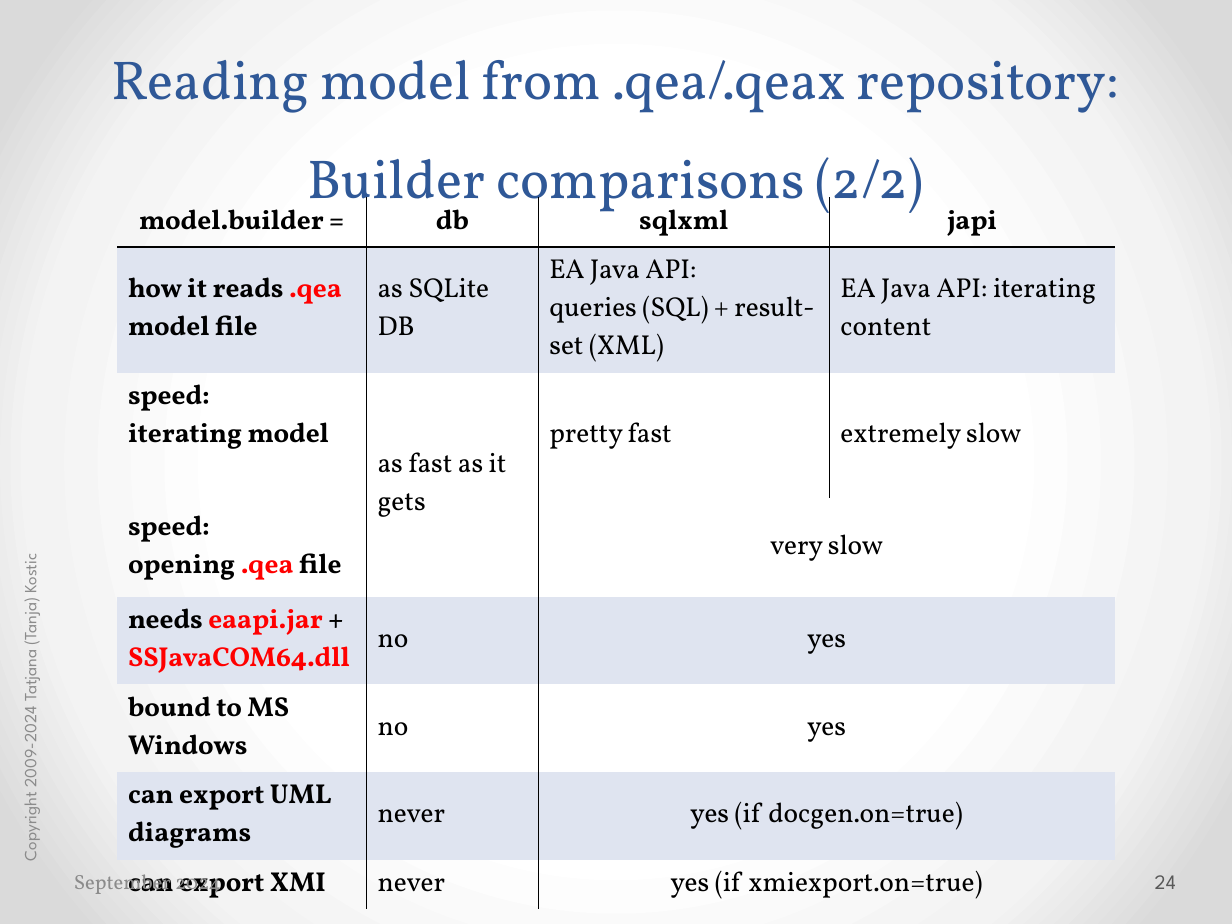
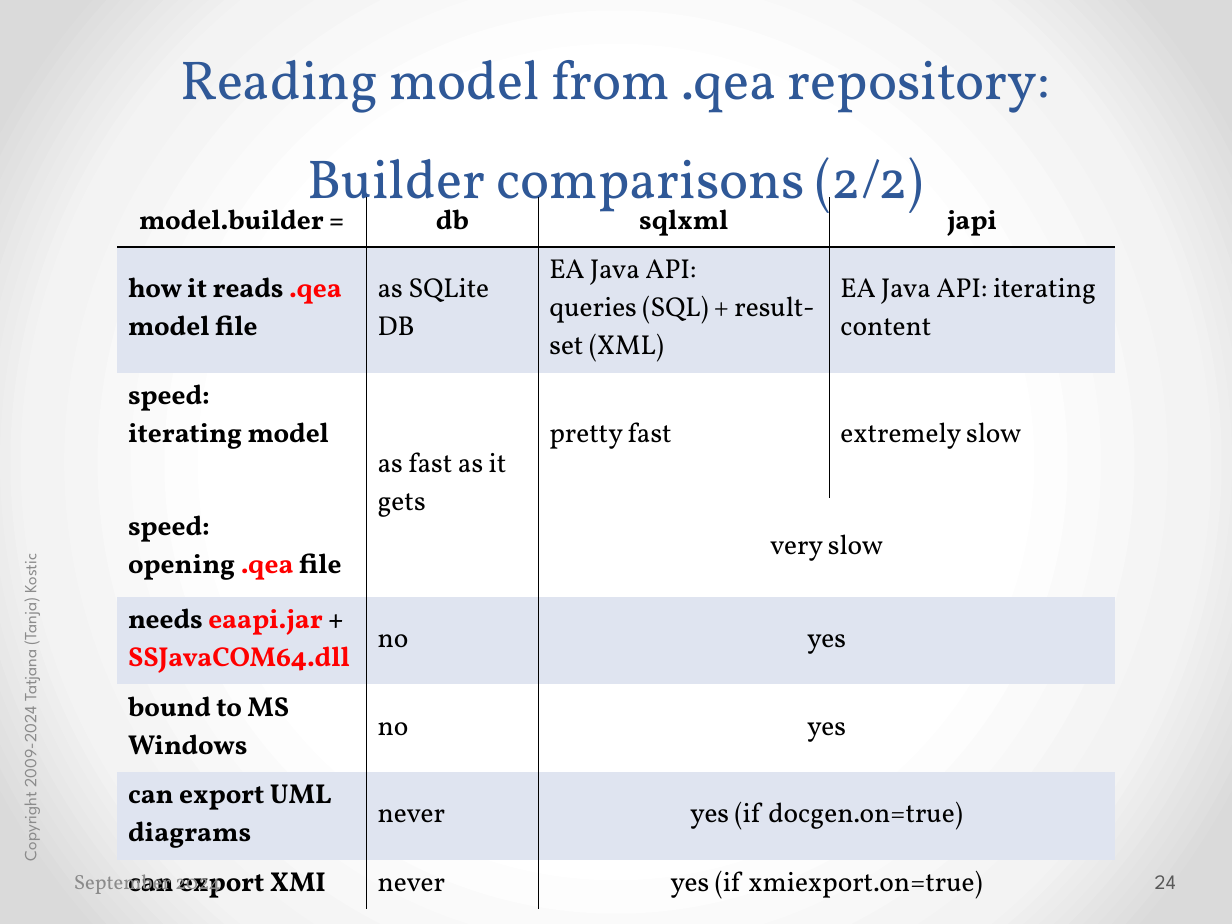
Before and after one commit to cimug-org/jCleanCim, a slide deck: slide 24 of doc/jCleanCimIntro.pptx. Drawn at 1232x924 pixels with LibreOffice and Linux fonts; fonts in the diff are those of the drawing. Boxes give left, top, right and bottom in pixels: in the first picture for what was removed or moved away, otherwise in the second. Text is boxed around its words. In the diff, an @@ line names an element or a change of style, - is before the commit and + after.

```diff
--- a/doc/jCleanCimIntro.pptx
+++ b/doc/jCleanCimIntro.pptx
@@ title at (x1=181, y1=60, x2=1051, y2=223): text changed @@
-Reading model from .qea/.qeax repository:
-Builder comparisons (2/2)
+Reading model from .qea repository:
+Builder comparisons (2/2)
```
Also in this commit, not shown: 5 other slides changed, 1 other file.
